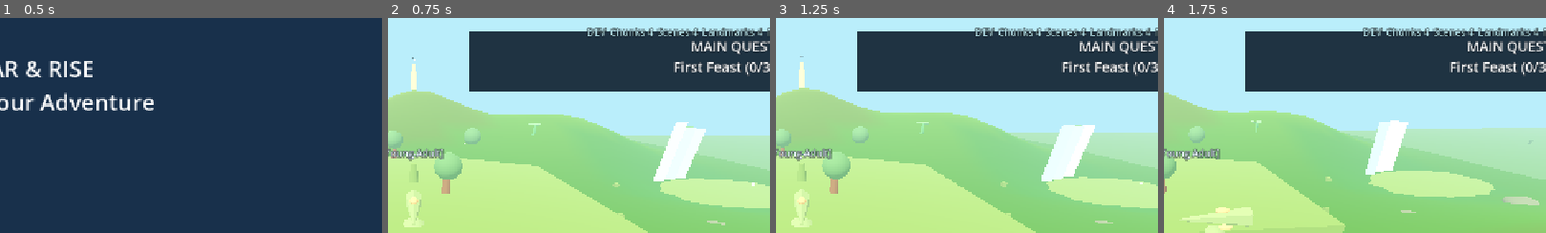
Above: before the commit, frames 1-4 (left to right).
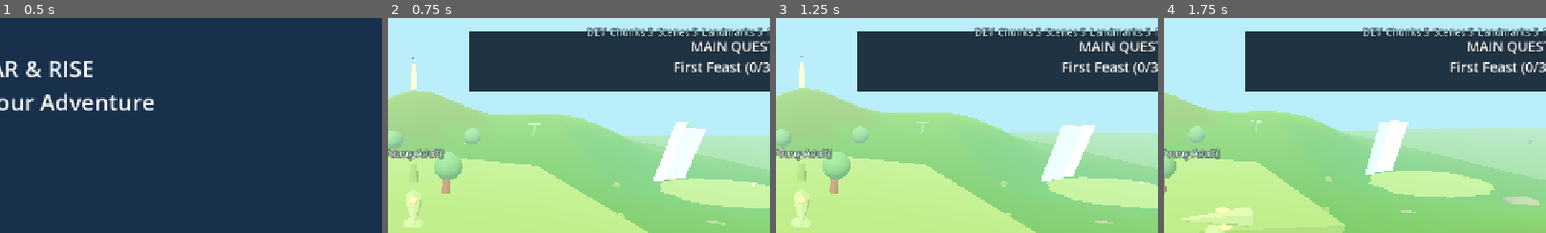
Above: after the commit, the same moments.

Repository: mschalle/Dino-Game
Game: Godot game, scene res://Main.tscn
Same seed, same stepped clock (60 frames per second), same inputs: the game is played once before the commit and once after it.
Inputs (mouse positions are % of the whole screen's width and height, from its top left):
- Up to frame 1 (0.5 s): no input
- Up to frame 2 (0.75 s): click "Play Adventure" at 0.5 s
- Up to frame 3 (1.25 s): no input
- Up to frame 4 (1.75 s): tap Enter (ui_accept) at 1.25, 1.52 s; move the mouse to (72, 45) at 1.27 s; hold D (move_right) from 1.28 s (still down); tap Space (dash) at 1.35 s; click (72, 45) at 1.42 s
The pictures show only the part of the screen within x 47-97%, y 0-50%; the shares and areas given below are measured in that part.

Frame 1 is identical in both runs. In frame 2, 0.1% of the frame differs, in the area x 68-98%, y 4-9%; in frame 3, 0.1%; in frame 4, 0.1%.

Commit message:
Expand reserve biome chunk profiles

Diff:
--- a/tests/run_tests.gd
+++ b/tests/run_tests.gd
@@ -211,7 +211,7 @@
 		stream.release_chunk("nest_basin")
 	stream.update_player_chunk(Vector2i(2, 1))
 	_check(stream.is_active("redstone_badlands") and not stream.is_active("nest_basin"), "Crossing a chunk boundary should update the active set")
-	_check(chunks.size() == 6, "Reserve should define six initial biome chunks")
+	_check(chunks.size() == 8, "Reserve should define eight initial biome chunks")
 	_check(WORLD_CHUNK_PROFILES.connections_are_symmetric(chunks), "Biome connections must be bidirectional")
 	var route := WORLD_CHUNK_PROFILES.find_route(chunks, "nest_basin", "redstone_badlands")
 	_check(route.size() >= 2, "Reserve must provide a route between distant biomes")
--- a/world_chunk_profiles.gd
+++ b/world_chunk_profiles.gd
@@ -10,7 +10,9 @@
 		CHUNK_PROFILE.new("river_wetlands", "River Wetlands", Vector2i(0, 1), "Waterfall Pool", {"prey": [2, 3], "plants": true}, "res://world_chunks/river_wetlands.tscn", Color("#6bb8a0"), 1.2, 0.012, 3),
 		CHUNK_PROFILE.new("sunstone_ridge", "Sunstone Ridge", Vector2i(1, 1), "Roaring Overlook", {"prey": [2], "predators": [2]}, "res://world_chunks/sunstone_ridge.tscn", Color("#c88b55"), 0.7, 0.005, 7),
 		CHUNK_PROFILE.new("redstone_badlands", "Redstone Badlands", Vector2i(2, 1), "Rival Arena", {"predators": [2, 3, 4]}, "res://world_chunks/redstone_badlands.tscn", Color("#c97862"), 0.45, 0.004, 7),
-		CHUNK_PROFILE.new("ancient_meadow", "Ancient Meadow", Vector2i(0, 2), "Herd Sanctuary", {"prey": [1, 2, 3], "plants": true}, "res://world_chunks/ancient_meadow.tscn", Color("#91c85a"), 1.35, 0.007, 3)
+		CHUNK_PROFILE.new("ancient_meadow", "Ancient Meadow", Vector2i(0, 2), "Herd Sanctuary", {"prey": [1, 2, 3], "plants": true}, "res://world_chunks/ancient_meadow.tscn", Color("#91c85a"), 1.35, 0.007, 3),
+		CHUNK_PROFILE.new("cloudforest", "Cloudforest Rise", Vector2i(-1, 1), "Misty Canopy", {"prey": [2], "predators": [1]}, "res://world_chunks/cloudforest.tscn", Color("#568b78"), 1.1, 0.014, 3),
+		CHUNK_PROFILE.new("coastal_marsh", "Coastal Marsh", Vector2i(1, 2), "Reed Crossing", {"prey": [1, 2], "plants": true}, "res://world_chunks/coastal_marsh.tscn", Color("#6caa8d"), 1.0, 0.01, 3)
 	]
 	for chunk in chunks:
 		var neighbors: Array[String] = []
--- /dev/null
+++ b/world_chunks/cloudforest.tscn
@@ -0,0 +1,8 @@
+[gd_scene load_steps=2 format=3]
+
+[ext_resource path="res://world_chunk_visual.gd" type="Script" id="1"]
+
+[node name="Cloudforest" type="Node3D"]
+script = ExtResource("1")
+metadata/biome = "Cloudforest Rise"
+metadata/landmark = "Misty Canopy"
--- /dev/null
+++ b/world_chunks/coastal_marsh.tscn
@@ -0,0 +1,8 @@
+[gd_scene load_steps=2 format=3]
+
+[ext_resource path="res://world_chunk_visual.gd" type="Script" id="1"]
+
+[node name="CoastalMarsh" type="Node3D"]
+script = ExtResource("1")
+metadata/biome = "Coastal Marsh"
+metadata/landmark = "Reed Crossing"
Not shown, changed: PROJECT_PLAN.md
